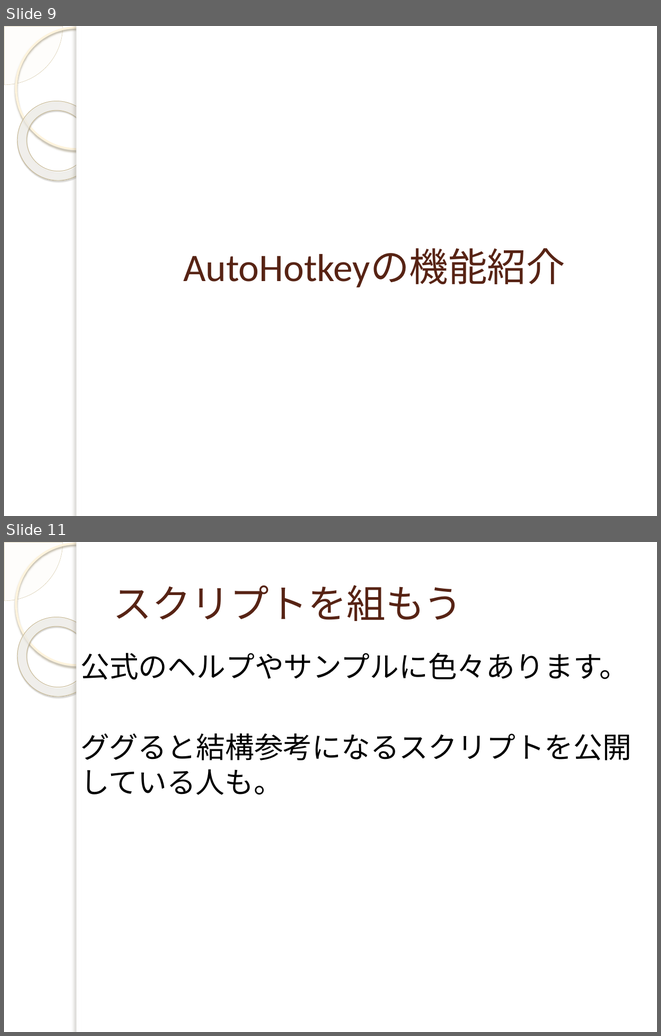
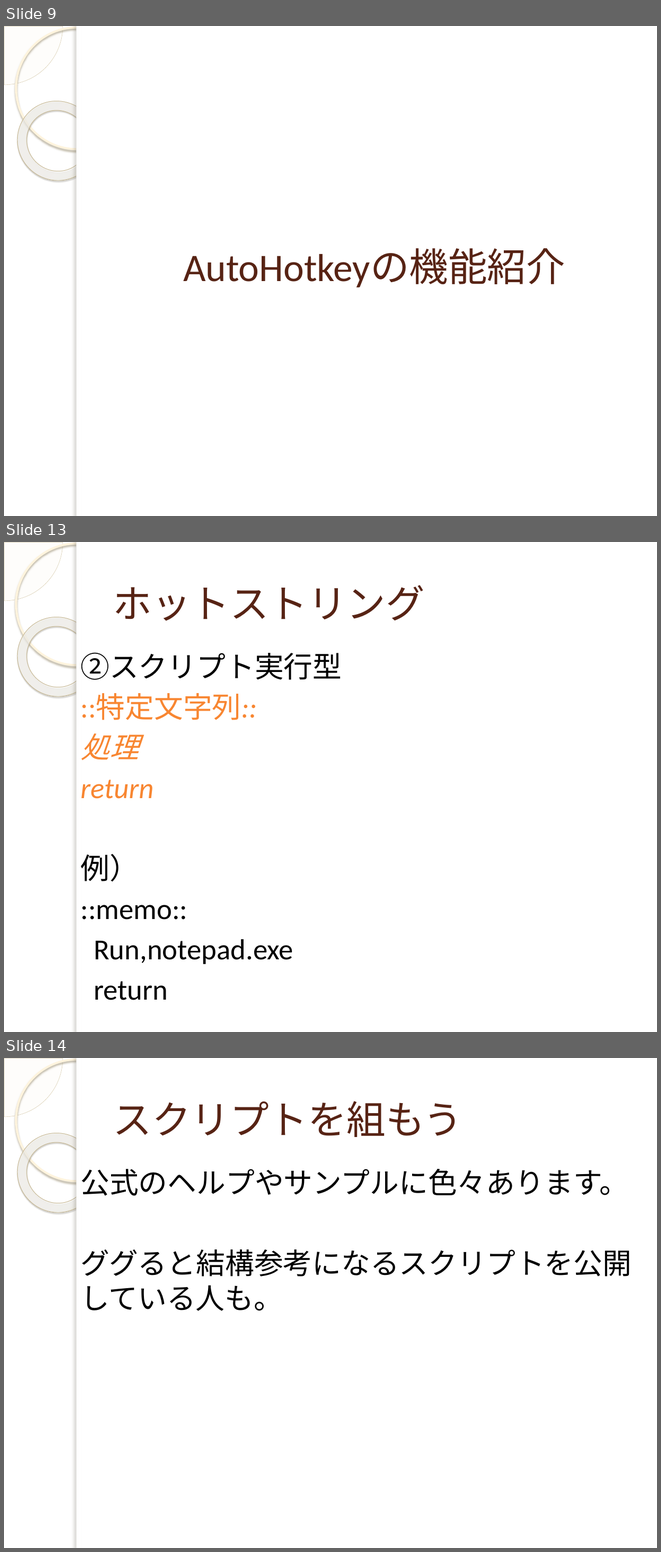
Before and after one commit to yuridonus/FEstudy, a slide deck: autoHotkey.pptx. Shown one above the other, each under a label of ours: slides 9 and 11 before the commit, slides 9, 13 and 14 after it; the slides between them are not shown. The pictures are 661x1036 and 661x1552 pixels, drawn with LibreOffice and Linux fonts; fonts in the diff are those of the drawing; background and template pictures are left out. Boxes give left, top, right and bottom in pixels: in the first picture for what was removed or moved away, otherwise in the second. Text is boxed around its words. In the diff, an @@ line names an element or a change of style, - is before the commit and + after.

```diff
--- a/autoHotkey.pptx
+++ b/autoHotkey.pptx
@@ slide 13 added at <box>4,542,657,1032</box>, background picture (left out); not listed: 5 template elements that a slide beside it also shows @@
@@ title added at <box>113,585,425,621</box>, 43 pt, text #572314 @@
+ホットストリング
@@ text added at <box>80,652,342,1000</box>, 32 pt, text #000000 @@
+②スクリプト実行型
+::特定文字列::
+処理
+return
+例）
+::memo::
+Run,notepad.exe
+return
@@ what was slide 11 is now slide 14 @@
```
Also in this commit, not shown: 1 slide changed, 3 other slides added, 4 slides removed, 3 other files.
